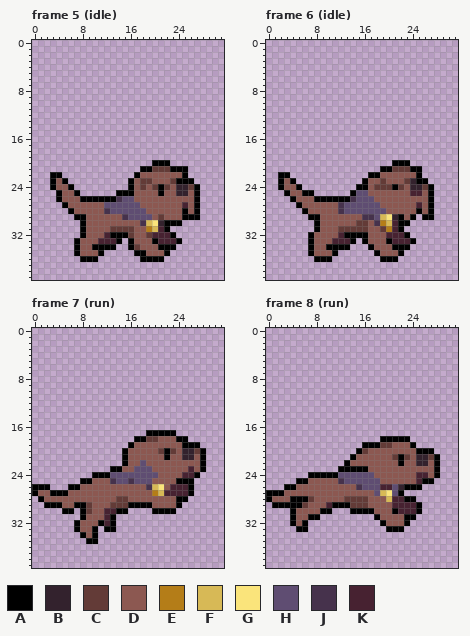
File history of a pixel-art file, assets_src/image/units/dog/outlaw/map_dog_outlaw.ase. The first picture shows the starting point.
32x40 pixels, 36 frames. Colours within 5 levels of each other are drawn and written as one. Shown: frame 5 (idle), frame 6 (idle), frame 7 (run), frame 8 (run). The commit also changed other frames, which this record leaves out.
Palette (. is transparent): A #000000  B #33222d  C #633b37  D #8c5851  E #b47d18  F #d7b956  G #fae47b  H #5f4d72  J #46324c  K #472231
The same view after the edit:
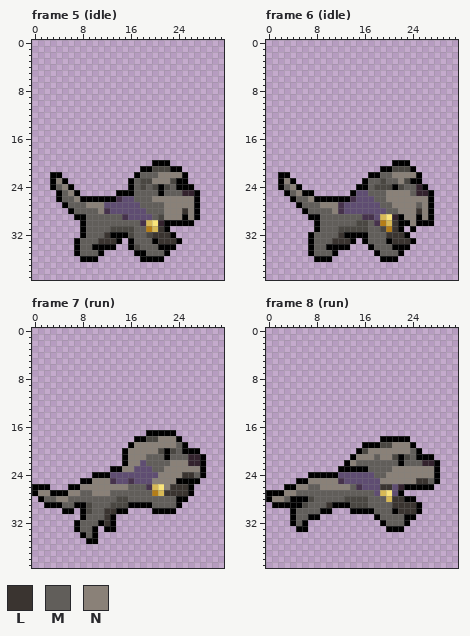
Colours new in this view: L #3a3430  M #615e5a  N #8a8178
Edits made:
colour C: #633b37 -> #4a4742
Changed rows in their new state; - is a pixel that keeps its letter.
Frame 5 (idle), layer "Layer 1 Copy Copy Copy":
first column x 4:
21 ---------------------.--
22 --------------MMMNNNN---
23 N------------M--NNN---.-
24 MN-----------M-M---MAAA.
25 -MN----------MMMM-MMM-B-
26 -MMN---------MMMNNNNNNN-
27 --MMMNNN------MMMMNNNNN-
28 ---MMMMN-------MMMNNNLN-
29 -----MMMMMM-----M-NNN-N-
30 -----MMMMMMMMM-------AA-
31 -----MMMM----MM--L------
32 -----MMML----MM-LLL-----
33 ----MMMLLL---MMM-LLL----
34 ----MM--------MMM-------
35 ----MMM--------MMM------
Frame 6 (idle), layer "Layer 1 Copy Copy Copy":
first column x 3:
21 ----------------------.--
22 ----------------MMNNNN---
23 N-------------MM-MMN-A-.-
24 MN------------M-----MM-A.
25 -MN-----------MMMNNNNMBB-
26 --MMN----------MMNNNNNNN-
27 ---MMMNNN-------MMNNNNMN-
28 ----MMMMN--------MMNNNLN-
29 ------MMMMMMM-------NNAN-
30 ------MMMMMM--M---L--NAAA
31 ------MMM-----MM--L--A---
32 -----MMMML----MMMLLL-----
33 -----MMMLLL---MMM-LLL----
34 -----MM--------MMM-------
35 -----MMM--------MMM------
Frame 7 (run), layer "Layer 1 Copy Copy Copy":
first column x 1:
18 --------------------NNN-.---
19 ----------------NNNNNNNM-..-
20 ---------------NNNNN---MAAA.
21 ---------------NNNMMM-MMM-B-
22 ---------------NN-MMMMNNNBB-
23 --------------NN---MMNNNNNN-
24 --------------------NNNNLLMA
25 ---------NNN-------NNNN---A-
26 -------NNNNNNNNMMM---NLLL---
27 NN---NNMMNNNMMMMMMM--LLLL---
28 -MMNNMMMMMMMM--MMMMMMMM-----
29 ----MM---MMM-------MMMM-----
30 ---------MMLL---------------
31 --------MMML----------------
32 -------MMM-L----------------
33 -------MM-------------------
34 --------M-------------------
Frame 8 (run), layer "Layer 1 Copy Copy Copy":
first column x 1:
19 --------------------NNN-----
20 ----------------NNNNNNNM-..-
21 --------------NNNMNN---MAAA.
22 -------------NMMMMMMM-MMM-B-
23 ----------------MMMMNNNNNNN-
24 -----------------MMNNNNNNNN-
25 ------NNNNN-------NNNNNNLLMA
26 ----NNMMNNNNNM----LL-----AA-
27 --NNMMMMMMMMMMMMM-----------
28 NNM----MMMMM----MMM-LL------
29 ------MMML------MMMMLLLL----
30 ----MMMM---------MMM-LLL----
31 ----MM------------MMMM------
32 ----M--------------MMM------
Changed places in both pictures, as pixel boxes (x1, y1, x2, y2):
changed: (56, 166, 200, 256)
changed: (284, 166, 434, 256)
changed: (38, 436, 206, 538)
changed: (272, 442, 440, 526)
